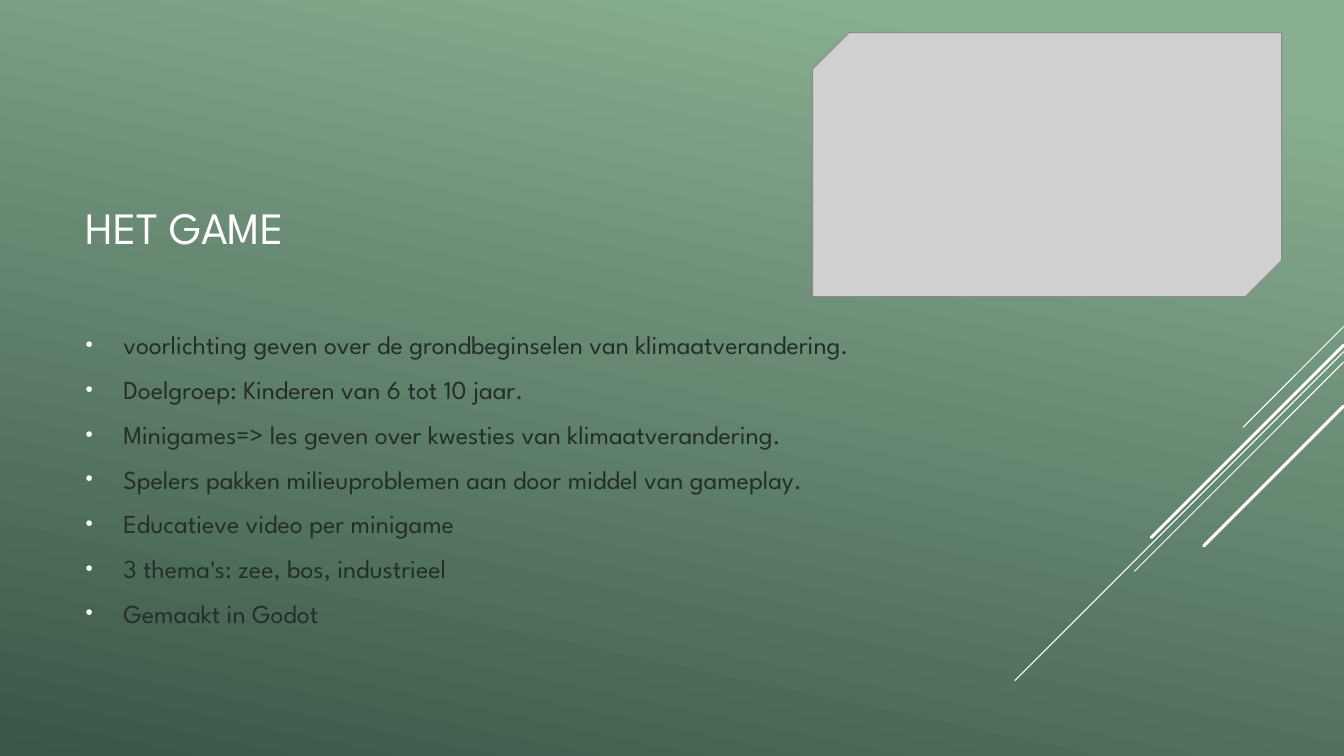
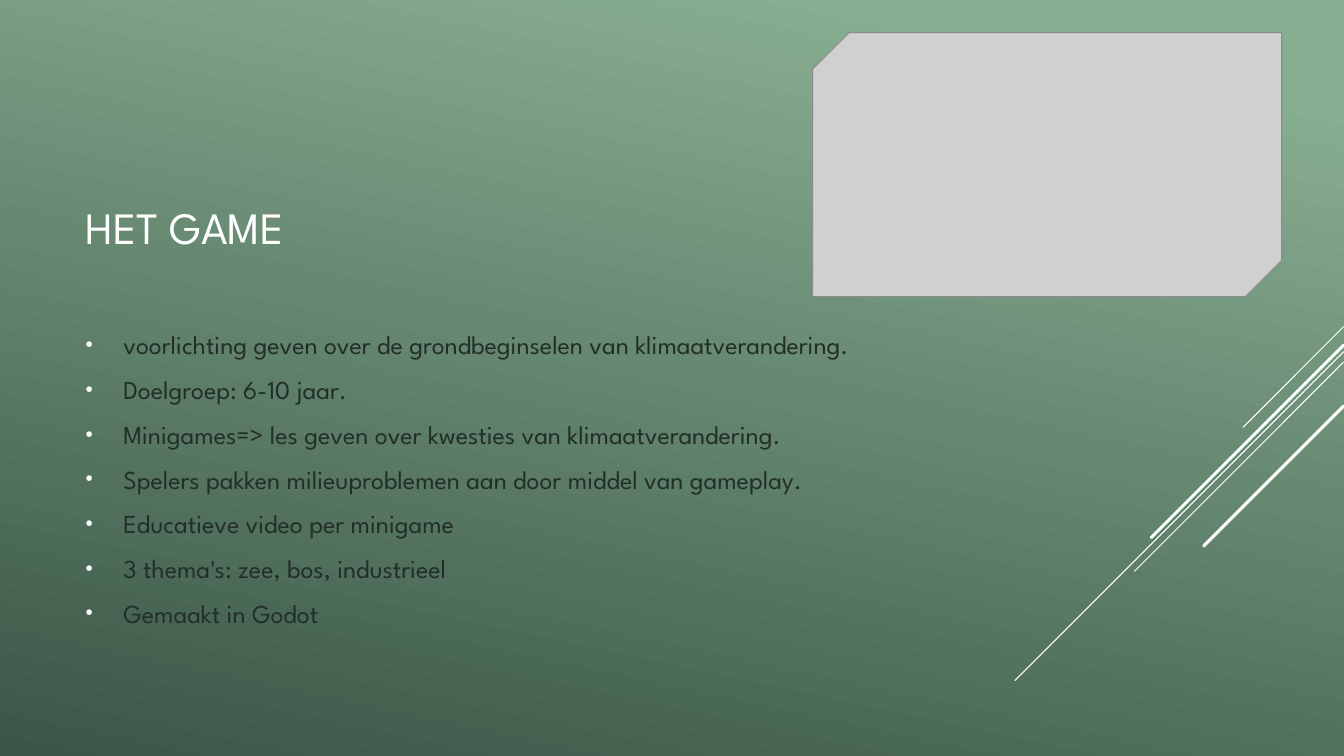
Before and after one commit to vives-project-xp/EducationalGame2, a slide deck: slide 3 of Educational_game_2.pptx. Drawn at 1344x756 pixels with LibreOffice and Linux fonts; fonts in the diff are those of the drawing; grey boxes stand for pictures. Boxes give left, top, right and bottom in pixels: in the first picture for what was removed or moved away, otherwise in the second. Text is boxed around its words. In the diff, an @@ line names an element or a change of style, - is before the commit and + after.

```diff
--- a/Educational_game_2.pptx
+++ b/Educational_game_2.pptx
@@ text at [123, 381, 347, 405]: text changed @@
-• Doelgroep: Kinderen van 6 tot 10 jaar.
+• Doelgroep: 6-10 jaar.
```
Also in this commit, not shown: 1 other slide changed, 17 other files.
